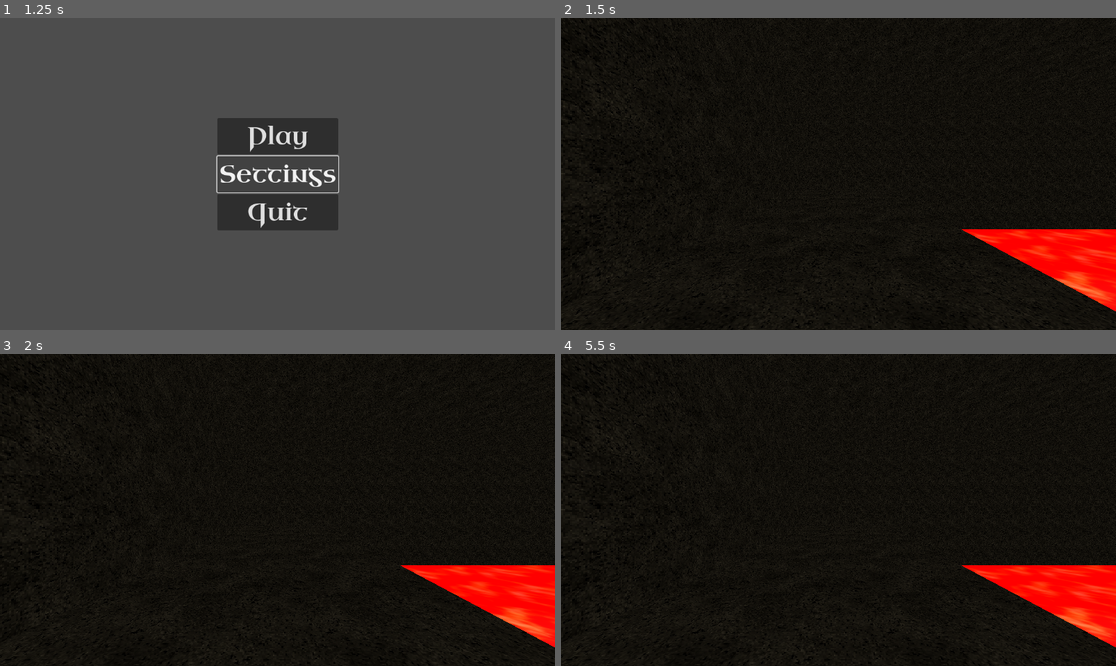
Above: before the commit, frames 1-4 (two rows, left to right).
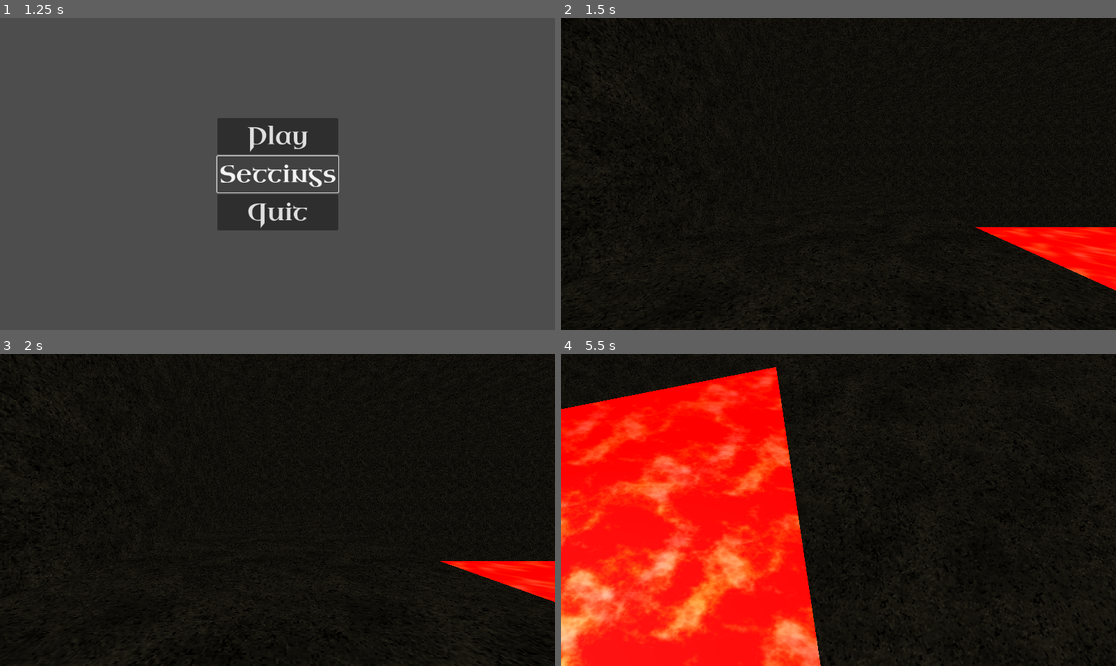
Above: after the commit, the same moments.

Repository: P3-J/jamjamjam
Game: Godot game, scene res://src/scenes/main_menu.tscn
Two runs of this game, one before a commit and one after it. Both use one fixed random seed, a clock stepped at 60 frames per second and the inputs below.
Inputs (mouse positions are in pixels of both pictures, inside the frame that each line leads up to):
- Up to frame 1 (1.25 s): click "Settings" at 0.5 s
- Up to frame 2 (1.5 s): click "Play" at 1.25 s
- Up to frame 3 (2 s): no input
- Up to frame 4 (5.5 s): tap Enter at 2 s; move the mouse to (960, 494) at 2.02 s; hold D (right) 2.03-2.78 s; tap Space (jump) at 2.1, 2.27, 2.57, 2.85, 3.02, 3.32, 3.6, 4.35, 4.52, 4.82, 5.1, 5.27 s; click (960, 494) at 2.17 s; move the mouse to (727, 525) at 2.77 s; hold S (down) 2.78-3.53 s; click (727, 525) at 2.92 s; move the mouse to (894, 441) at 3.52 s; hold D (right) 3.53-4.28 s; click (894, 441) at 3.67 s; move the mouse to (810, 572) at 4.27 s; hold W (up) 4.28-5.03 s; click (810, 572) at 4.42 s; move the mouse to (1005, 556) at 5.02 s; hold A (left) from 5.03 s (still down); click (1005, 556) at 5.17 s

Frame 1 is identical in both runs. In frame 2, 3.0% of the frame differs, in the area x 0-100%, y 0-100%; in frame 3, 4.4%; in frame 4, 43%.
Error before the commit: Parse Error: Used tab character for indentation instead of space as used before in the file. (res://src/scripts/player.gd:24)

Commit message:
Mouse sens, settings, settings save

Diff:
--- a/project.godot
+++ b/project.godot
@@ -18,6 +18,7 @@
 [autoload]
 
 Signalbus="*res://src/scripts/signalbus.gd"
+Globalsettings="*res://src/scripts/globalsettings.gd"
 
 [editor_plugins]
 
--- a/src/scenes/settings_menu_main.tscn
+++ b/src/scenes/settings_menu_main.tscn
@@ -1,5 +1,6 @@
-[gd_scene load_steps=2 format=3 uid="uid://dk5wahcoppm4r"]
+[gd_scene load_steps=3 format=3 uid="uid://dk5wahcoppm4r"]
 
+[ext_resource type="Script" path="res://src/scripts/settingsmenu_main.gd" id="1_hpeub"]
 [ext_resource type="FontFile" uid="uid://ficbuvq5hqkl" path="res://font/UncialAntiqua-Regular.ttf" id="1_nuf0f"]
 
 [node name="SettingsMenu" type="Control"]
@@ -9,6 +10,7 @@
 anchor_bottom = 1.0
 grow_horizontal = 2
 grow_vertical = 2
+script = ExtResource("1_hpeub")
 
 [node name="VBoxContainer" type="VBoxContainer" parent="."]
 layout_mode = 1
@@ -24,11 +26,18 @@
 [node name="HBoxContainer" type="HBoxContainer" parent="VBoxContainer"]
 layout_mode = 2
 
-[node name="Button" type="Button" parent="VBoxContainer/HBoxContainer"]
+[node name="Label" type="Label" parent="VBoxContainer/HBoxContainer"]
 layout_mode = 2
 theme_override_fonts/font = ExtResource("1_nuf0f")
 text = "Mouse sensitivity"
 
 [node name="HSlider" type="HSlider" parent="VBoxContainer/HBoxContainer"]
-custom_minimum_size = Vector2(400, 0)
+custom_minimum_size = Vector2(350, 0)
 layout_mode = 2
+max_value = 1.0
+step = 0.01
+
+[node name="MouseValue" type="Label" parent="VBoxContainer/HBoxContainer"]
+layout_mode = 2
+
+[connection signal="value_changed" from="VBoxContainer/HBoxContainer/HSlider" to="." method="_on_h_slider_value_changed"]
--- a/src/scripts/globalsettings.gd
+++ b/src/scripts/globalsettings.gd
@@ -1 +1,22 @@
 extends Node3D
+
+var mouse_sensitivity: float = 0.01
+
+# File path to save settings
+const SETTINGS_PATH = "user://settings.cfg"
+
+func _ready() -> void:
+	load_settings()  # Load settings when the game starts
+
+# Method to save settings to a file
+func save_settings() -> void:
+	var config = ConfigFile.new()
+	config.set_value("Settings", "mouse_sensitivity", mouse_sensitivity)
+	config.save(SETTINGS_PATH)
+
+# Method to load settings from a file
+func load_settings() -> void:
+	var config = ConfigFile.new()
+	var err = config.load(SETTINGS_PATH)
+	if err == OK:
+		mouse_sensitivity = config.get_value("Settings", "mouse_sensitivity", 0.01)  # Default to 0.01 if not set
--- a/src/scripts/mainmenu.gd
+++ b/src/scripts/mainmenu.gd
@@ -13,8 +13,10 @@
 
 
 func _on_quit_pressed() -> void:
+	get_tree().paused = false
 	get_tree().quit()
 
 
 func _on_play_pressed() -> void:
+	get_tree().paused = false
 	get_tree().change_scene_to_packed(game_scene)
--- a/src/scripts/pausemenu.gd
+++ b/src/scripts/pausemenu.gd
@@ -21,8 +21,10 @@
 
 
 func _on_quit_button_pressed() -> void:
+	get_tree().paused = false
 	get_tree().change_scene_to_packed(main_menu_scene)
 
 
 func _on_respawn_button_pressed() -> void:
+	get_tree().paused = false
 	Signalbus.respawn_called.emit()
--- a/src/scripts/player.gd
+++ b/src/scripts/player.gd
@@ -7,7 +7,7 @@
 var gravity = -25.0
 var max_fall_speed = -60.0
 
-var mouse_sensitivity = 0.01
+var mouse_sensitivity = Globalsettings.mouse_sensitivity
 var y_rotation = 0.0
 
 var can_still_jump: bool = true
@@ -15,72 +15,72 @@
 
 
 func _ready() -> void:
-    head = get_node("head")
-    jump_timer = get_node("utils/jump_timer")
+	head = get_node("head")
+	jump_timer = get_node("utils/jump_timer")
 
-    Input.set_mouse_mode(Input.MOUSE_MODE_CAPTURED)
+	Input.set_mouse_mode(Input.MOUSE_MODE_CAPTURED)
 
 
 func _physics_process(delta: float) -> void:
 	var direction := Vector3()
 
-    direction = _player_movement(direction)
-    direction = direction.normalized()
+	direction = _player_movement(direction)
+	direction = direction.normalized()
 
 	velocity.x = direction.x * speed
 	velocity.z = direction.z * speed
 	velocity = global_transform.basis * velocity
 
-    if is_on_floor():
-        # reset the ability to jump.
-        if (!jump_timer.is_stopped()):
-            jump_timer.stop()
-            can_still_jump = true
+	if is_on_floor():
+		# reset the ability to jump.
+		if (!jump_timer.is_stopped()):
+			jump_timer.stop()
+			can_still_jump = true
 
-        jumped = false
+		jumped = false
 
-    if Input.is_action_just_pressed("jump") and not jumped and can_still_jump:
-        jumped = true
-        velocity.y = jump_speed
-        can_still_jump = false
+	if Input.is_action_just_pressed("jump") and not jumped and can_still_jump:
+		jumped = true
+		velocity.y = jump_speed
+		can_still_jump = false
 
 
-    if not is_on_floor():
+	if not is_on_floor():
 
-        if (jump_timer.is_stopped()):
-            jump_timer.start()
+		if (jump_timer.is_stopped()):
+			jump_timer.start()
 
-        velocity.y += gravity * delta
-        if velocity.y < max_fall_speed:
-            velocity.y = max_fall_speed
+		velocity.y += gravity * delta
+		if velocity.y < max_fall_speed:
+			velocity.y = max_fall_speed
 
 	move_and_slide()
 
-    if is_on_floor() and velocity.y < 0:
-        velocity.y = 0
+	if is_on_floor() and velocity.y < 0:
+		velocity.y = 0
 
 
 func _input(event: InputEvent) -> void:
-    if event is InputEventMouseMotion:
-        rotate_y(-event.relative.x * mouse_sensitivity)
+	if event is InputEventMouseMotion:
+		rotate_y(-event.relative.x * mouse_sensitivity)
 
-        y_rotation = clamp(y_rotation - event.relative.y * mouse_sensitivity, -1.5, 1.0)
-        head.rotation.x = y_rotation
+		y_rotation = clamp(y_rotation - event.relative.y * mouse_sensitivity, -1.5, 1.0)
+		head.rotation.x = y_rotation
 
 
 func _player_movement(direction: Vector3) -> Vector3:
-    if Input.is_action_pressed("up"):
-        direction.z -= 1
-    if Input.is_action_pressed("down"):
-        direction.z += 1
-    if Input.is_action_pressed("left"):
-        direction.x -= 1
-    if Input.is_action_pressed("right"):
-        direction.x += 1
+	if Input.is_action_pressed("up"):
+		direction.z -= 1
+	if Input.is_action_pressed("down"):
+		direction.z += 1
+	if Input.is_action_pressed("left"):
+		direction.x -= 1
+	if Input.is_action_pressed("right"):
+		direction.x += 1
 
-    return direction
+	return direction
 
 
 func _on_jump_timer_timeout() -> void:
-    print("epic")
-    can_still_jump = false
+	print("epic")
+	can_still_jump = false
--- /dev/null
+++ b/src/scripts/settingsmenu_main.gd
@@ -0,0 +1,16 @@
+extends Control
+
+@onready var mouse_slider = $VBoxContainer/HBoxContainer/HSlider
+@onready var mouse_value = $VBoxContainer/HBoxContainer/MouseValue
+
+# Called when the node enters the scene tree for the first time.
+func _ready() -> void:
+	mouse_slider.value = Globalsettings.mouse_sensitivity
+	mouse_value.text = str(Globalsettings.mouse_sensitivity)
+
+
+# Called every frame. 'delta' is the elapsed time since the previous frame.
+func _process(delta: float) -> void:
+	Globalsettings.mouse_sensitivity = mouse_slider.value
+	mouse_value.text = str(Globalsettings.mouse_sensitivity)
+	Globalsettings.save_settings()
